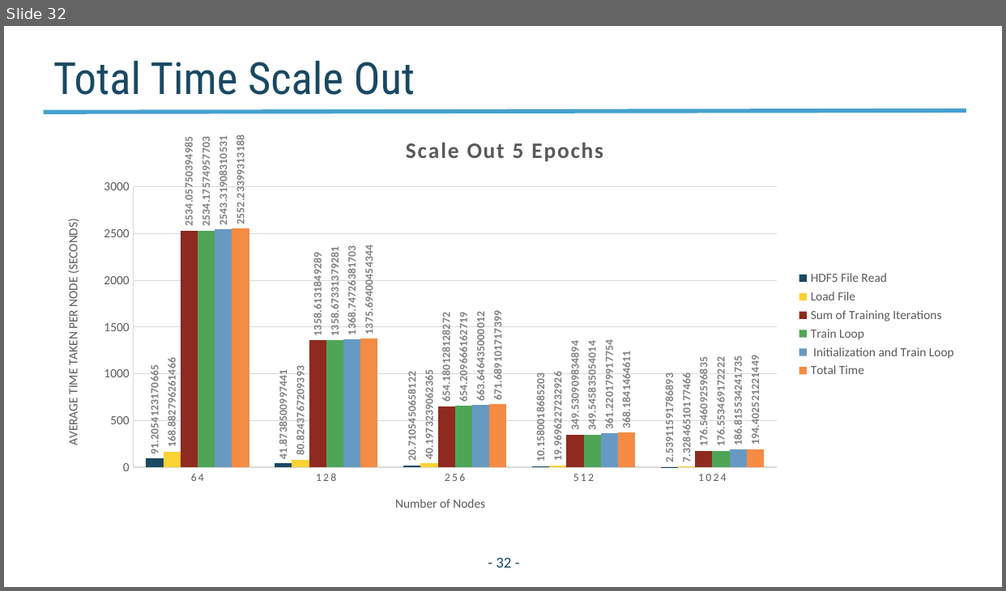
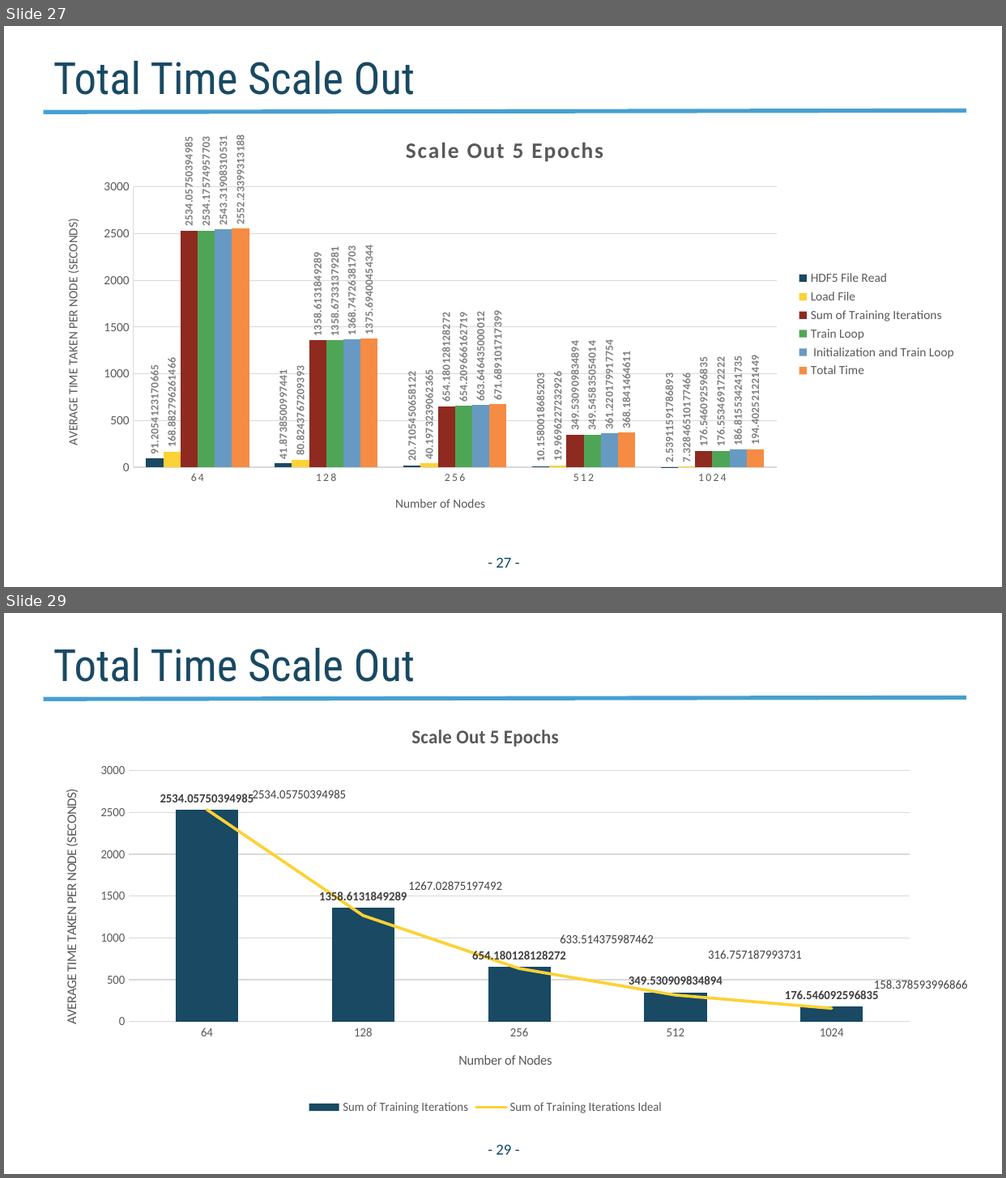
Before and after one commit to NERSC/DL-Parallel-IO, a slide deck: related_works/summary_slides/Project_Progress_Time_Breakdown_IO_20180629.pptx. Shown one above the other, each under a label of ours: slide 32 before the commit, slides 27 and 29 after it; the slides between them are not shown. The pictures are 1006x591 and 1006x1178 pixels, drawn with LibreOffice and Linux fonts; fonts in the diff are those of the drawing; background and template pictures are left out. Boxes give left, top, right and bottom in pixels: in the first picture for what was removed or moved away, otherwise in the second. Text is boxed around its words. In the diff, an @@ line names an element or a change of style, - is before the commit and + after.

Commit message:
Add plots for IO and total time with ideal case; Update the presentation with the plots

```diff
--- a/related_works/summary_slides/Project_Progress_Time_Breakdown_IO_20180629.pptx
+++ b/related_works/summary_slides/Project_Progress_Time_Breakdown_IO_20180629.pptx
@@ slide 29 added at box(4, 613, 1002, 1174), background #FFFFFF; not listed: 1 template element that a slide beside it also shows @@
@@ title added at box(53, 648, 415, 682), 32 pt, text #194963 @@
+Total Time Scale Out
@@ column chart added at box(43, 706, 967, 1119) @@
+title "Scale Out 5 Epochs "
+categories: 64, 128, 256, 512, 1024
+Sum of Training Iterations: 2534.057504, 1358.613185, 654.180128, 349.53091, 176.546093
+Sum of Training Iterations Ideal: 2534.057504, 1267.028752, 633.514376, 316.757188, 158.378594
@@ page number added at box(496, 1144, 511, 1155), 11 pt, text #114766 @@
+- 29 -
@@ what was slide 32 is now slide 27 @@
@@ page number at box(496, 558, 511, 568): text changed @@
-- 32 -
+- 27 -
```
Also in this commit, not shown: 1 other slide added, 1 other file.
